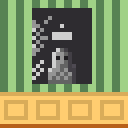
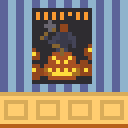
Layer changes from the first 128x128 image to the second:
added layer "pumpkin-head" above "zombie" over (32, 12, 92, 84)
renamed "Layer 1" to "ghost", hid it, painted on it over (32, 12, 92, 84)
painted on "Layer 3 copy" over (0, 0, 128, 92)
